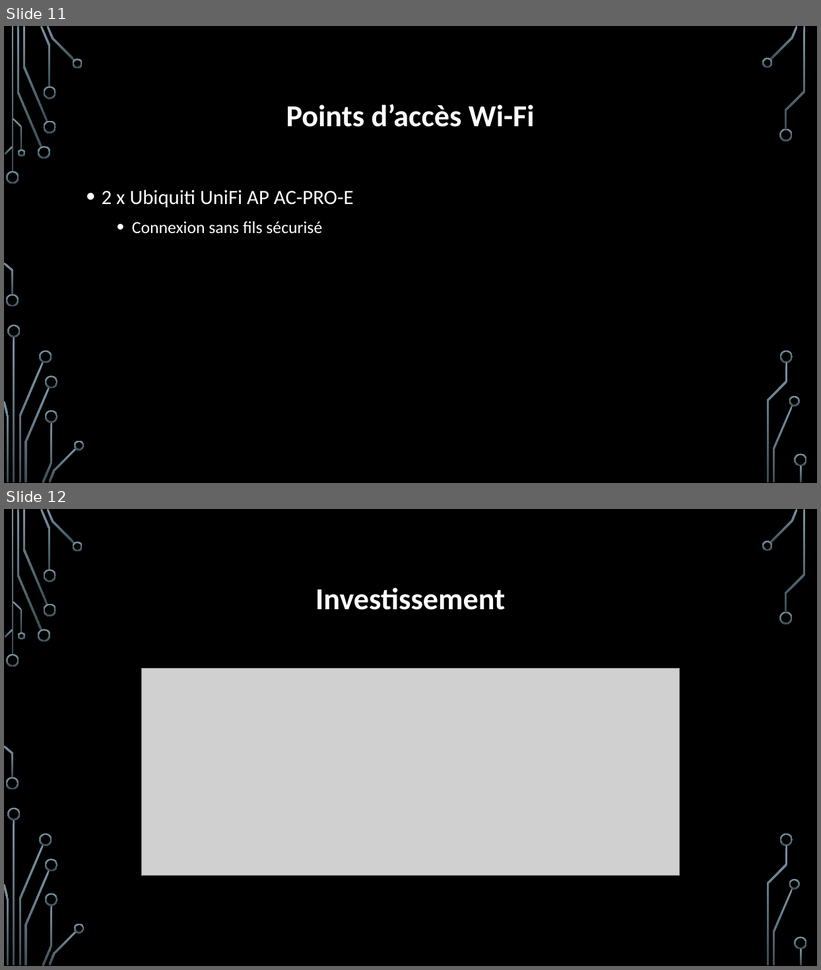
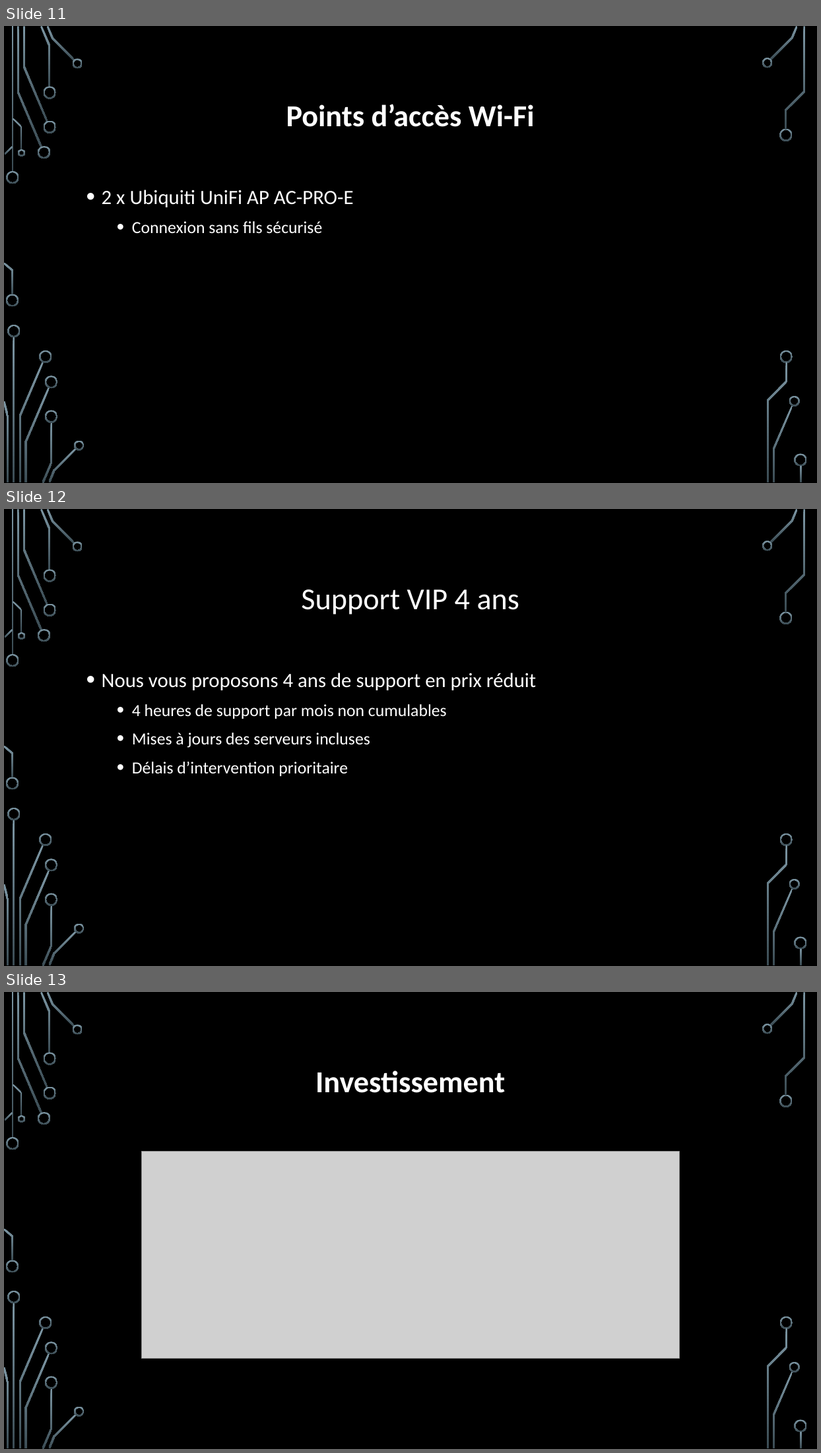
Before and after one commit to QuentinKrg/Module-306, a slide deck: Projet 1/DOCUMENT A RENDRE/Présentation projet.pptx. Shown one above the other, each under a label of ours: slides 11 and 12 before the commit, slides 11, 12 and 13 after it. The pictures are 821x970 and 821x1453 pixels, drawn with LibreOffice and Linux fonts; fonts in the diff are those of the drawing; grey boxes stand for pictures; background and template pictures are left out. Boxes give left, top, right and bottom in pixels: in the first picture for what was removed or moved away, otherwise in the second. Text is boxed around its words. In the diff, an @@ line names an element or a change of style, - is before the commit and + after.

Commit message:
présentation

```diff
--- a/Projet 1/DOCUMENT A RENDRE/Présentation projet.pptx
+++ b/Projet 1/DOCUMENT A RENDRE/Présentation projet.pptx
@@ slide 12 added at bbox=[4, 509, 817, 966], background picture (left out); not listed: 36 template elements that a slide beside it also shows @@
@@ title added at bbox=[301, 590, 519, 615], 36 pt, text #FFFFFF @@
+Support VIP 4 ans
@@ text added at bbox=[102, 673, 536, 776], 20 pt, text #FFFFFF @@
+• Nous vous proposons 4 ans de support en prix réduit
+  • 4 heures de support par mois non cumulables
+  • Mises à jours des serveurs incluses
+  • Délais d’intervention prioritaire
@@ what was slide 12 is now slide 13 @@
```
Also in this commit, not shown: 2 other files.
